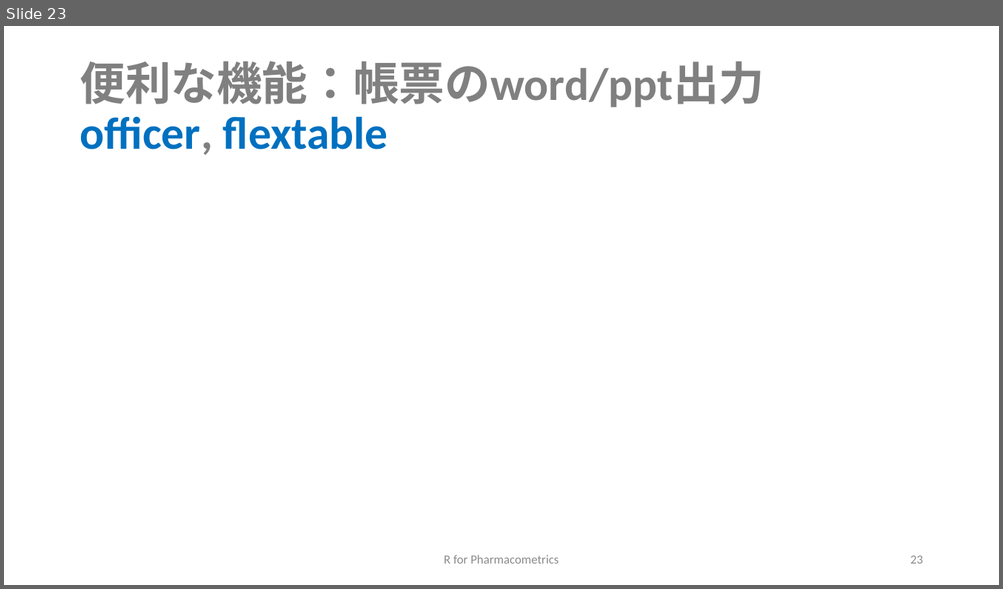
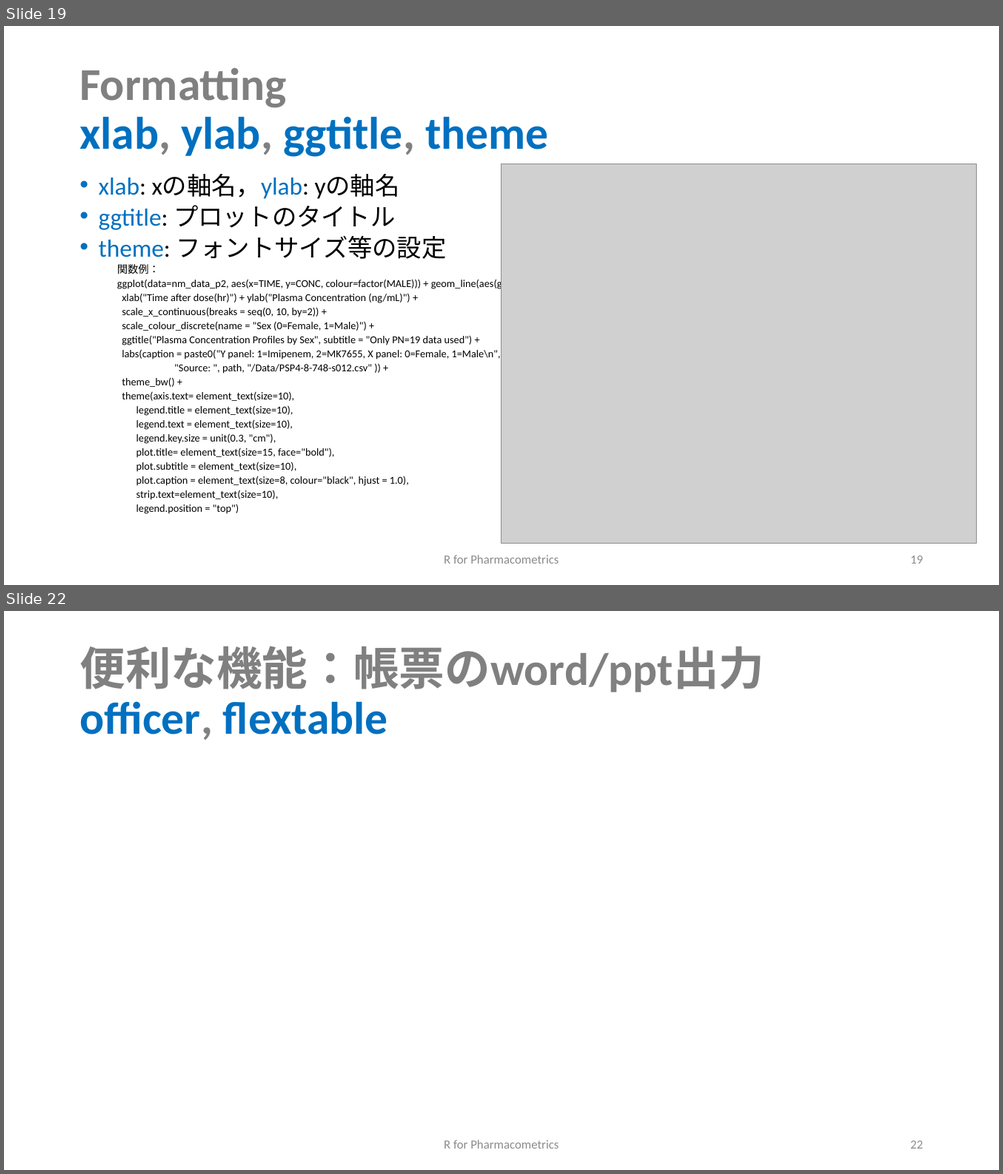
Before and after one commit to MasatoFukae/R-for-PMx, a slide deck: sample/1_data_handling.pptx. Shown one above the other, each under a label of ours: slide 23 before the commit, slides 19 and 22 after it; the slides between them are not shown. The pictures are 1003x589 and 1003x1174 pixels, drawn with LibreOffice and Linux fonts; fonts in the diff are those of the drawing; grey boxes stand for pictures. Boxes give left, top, right and bottom in pixels: in the first picture for what was removed or moved away, otherwise in the second. Text is boxed around its words. In the diff, an @@ line names an element or a change of style, - is before the commit and + after.

```diff
--- a/sample/1_data_handling.pptx
+++ b/sample/1_data_handling.pptx
@@ slide 19 added at bbox=[4, 26, 999, 585], background #FFFFFF @@
@@ title added at bbox=[79, 68, 548, 157], 44 pt, text #0070C0, bold @@
+Formatting
+xlab, ylab, ggtitle, theme
@@ text added at bbox=[99, 175, 543, 514], 10.2 pt, text #000000 @@
+• xlab: xの軸名，ylab: yの軸名
+• ggtitle: プロットのタイトル
+• theme: フォントサイズ等の設定
+  関数例：
+  ggplot(data=nm_data_p2, aes(x=TIME, y=CONC, colour=factor(MALE))) + geom_line(aes(group=ID)) + facet_grid(DRUG~MALE, scales="free") +
+  xlab("Time after dose(hr)") + ylab("Plasma Concentration (ng/mL)") +
+  scale_x_continuous(breaks = seq(0, 10, by=2)) +
+  scale_colour_discrete(name = "Sex (0=Female, 1=Male)") +
+  ggtitle("Plasma Concentration Profiles by Sex", subtitle = "Only PN=19 data used") +
+  labs(caption = paste0("Y panel: 1=Imipenem, 2=MK7655, X panel: 0=Female, 1=Male\n",
+  "Source: ", path, "/Data/PSP4-8-748-s012.csv" )) +
+  theme_bw() +
+  theme(axis.text= element_text(size=10),
+  legend.title = element_text(size=10),
+  legend.text = element_text(size=10),
+  legend.key.size = unit(0.3, "cm"),
+  plot.title= element_text(size=15, face="bold"),
+  plot.subtitle = element_text(size=10),
+  plot.caption = element_text(size=8, colour="black", hjust = 1.0),
+  strip.text=element_text(size=10),
+  legend.position = "top")
@@ picture added at bbox=[502, 164, 976, 544] @@
@@ text added at bbox=[444, 555, 558, 564], 12 pt, text #8C8C8C @@
+R for Pharmacometrics
@@ page number added at bbox=[910, 556, 922, 564], 12 pt, text #8C8C8C @@
+19
@@ what was slide 23 is now slide 22 @@
@@ page number at bbox=[910, 1141, 922, 1149]: text changed @@
-23
+22
```
Also in this commit, not shown: 6 slides changed, 1 other slide added, 3 slides removed, 12 other files.
